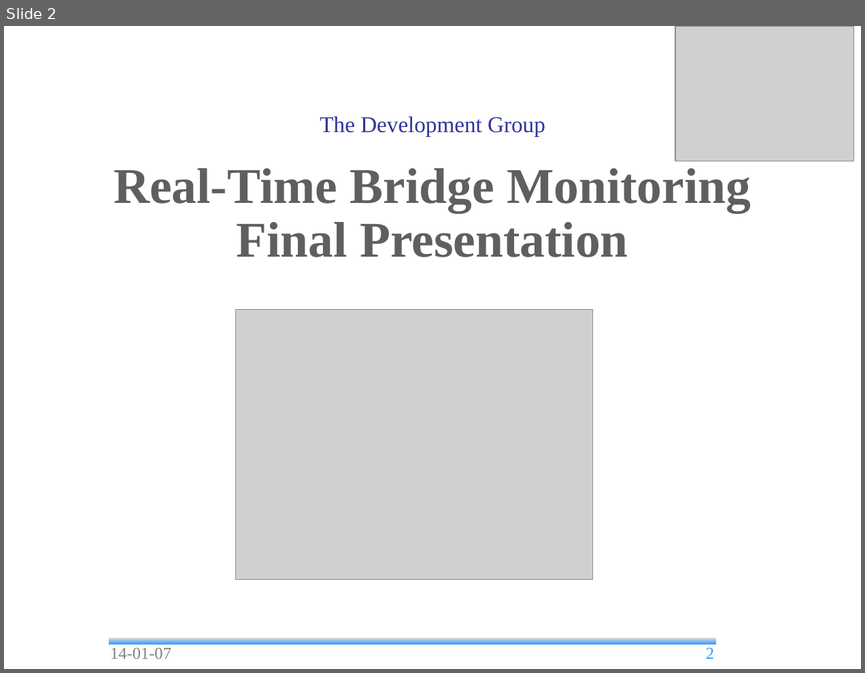
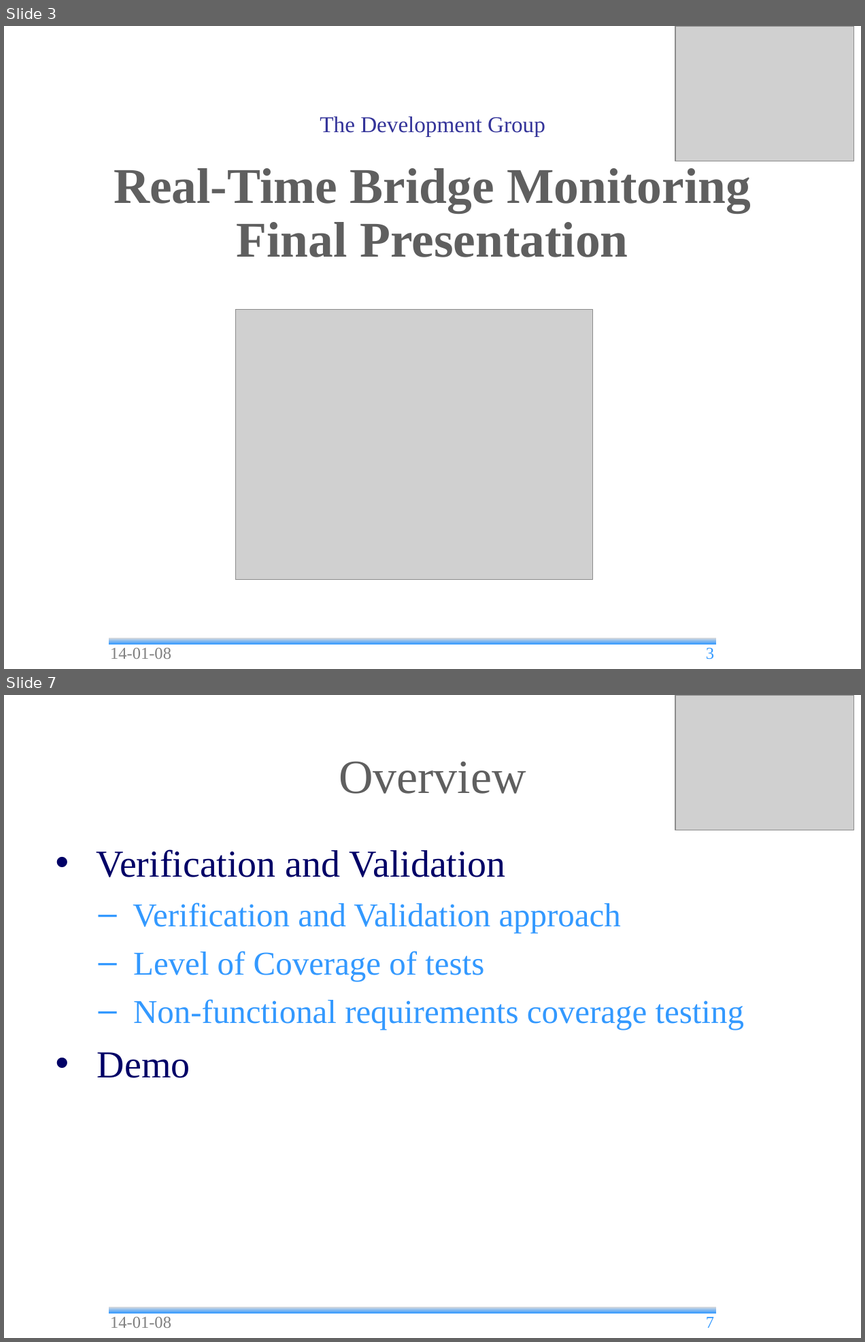
Before and after one commit to andrea-bottoli/DSD, a slide deck: Documentation/Presentations/Final_Presentation.odp. Shown one above the other, each under a label of ours: slide 2 before the commit, slides 3 and 7 after it; the slides between them are not shown. The pictures are 865x673 and 865x1342 pixels, drawn with LibreOffice and Linux fonts; fonts in the diff are those of the drawing; grey boxes stand for pictures; background and template pictures are left out. Boxes give left, top, right and bottom in pixels: in the first picture for what was removed or moved away, otherwise in the second. Text is boxed around its words. In the diff, an @@ line names an element or a change of style, - is before the commit and + after.

```diff
--- a/Documentation/Presentations/Final_Presentation.odp
+++ b/Documentation/Presentations/Final_Presentation.odp
@@ slide 7 added at [4,695,861,1338], background #FFFFFF; not listed: 1 template element that a slide beside it also shows @@
@@ picture added at [675,695,853,830] @@
@@ title added at [339,761,526,794], 40 pt, text #5F5F5F @@
+Overview
@@ text added at [96,849,744,1078], 28 pt, text #3399FF @@
+• Verification and Validation
+  – Verification and Validation approach
+  – Level of Coverage of tests
+  – Non-functional requirements coverage testing
+• Demo
@@ text added at [110,1317,171,1327], 14 pt, text #808080 @@
+14-01-08
@@ page number added at [706,1317,714,1327], 14 pt, text #3399FF @@
+7
@@ what was slide 2 is now slide 3 @@
@@ slide 3 changed as well @@
@@ text at [110,648,171,658]: text changed @@
-14-01-07
+14-01-08
@@ page number at [706,648,714,659]: text changed @@
-2
+3
```
Also in this commit, not shown: 6 other slides changed, 4 other slides added, 25 slides removed, 1 other file.
